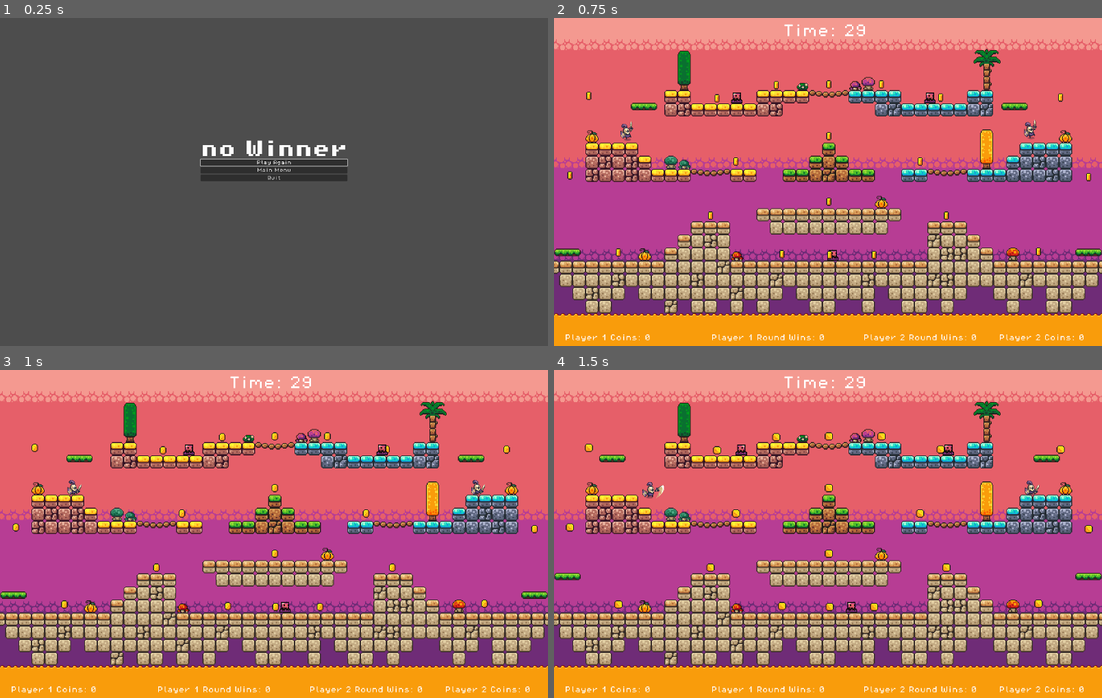
Above: before the commit, frames 1-4 (two rows, left to right).
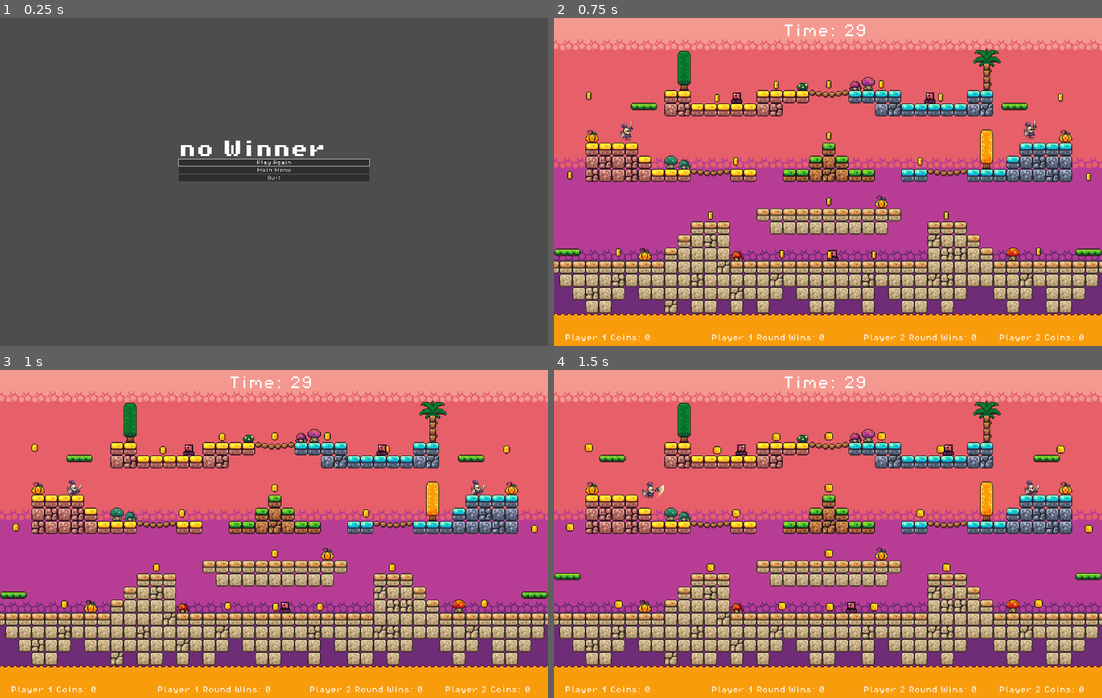
Above: after the commit, the same moments.

Repository: TommyJu/knight-fight
Game: Godot game, scene res://scenes/win_screen.tscn
Same seed, same stepped clock (60 frames per second), same inputs: the game is played once before the commit and once after it. This scene is started directly instead of the project's main scene.
Inputs:
- Up to frame 1 (0.25 s): no input
- Up to frame 2 (0.75 s): click "Play Again" at 0.5 s
- Up to frame 3 (1 s): no input
- Up to frame 4 (1.5 s): hold D (move_right) from 1.28 s (still down); tap S (attack) at 1.35 s

The runs differ from the first frame. In frame 1, 1.1% of the frame differs, in the area x 32-68%, y 37-50%; in frame 2, nothing differs; in frame 3, nothing differs; in frame 4, nothing differs.

Commit message:
adjust win screen

Diff:
--- a/scenes/win_screen.tscn
+++ b/scenes/win_screen.tscn
@@ -20,9 +20,9 @@
 anchor_top = 0.5
 anchor_right = 0.5
 anchor_bottom = 0.5
-offset_left = -181.5
+offset_left = -348.0
 offset_top = -151.5
-offset_right = 181.5
+offset_right = 348.0
 offset_bottom = 151.5
 grow_horizontal = 2
 grow_vertical = 2
